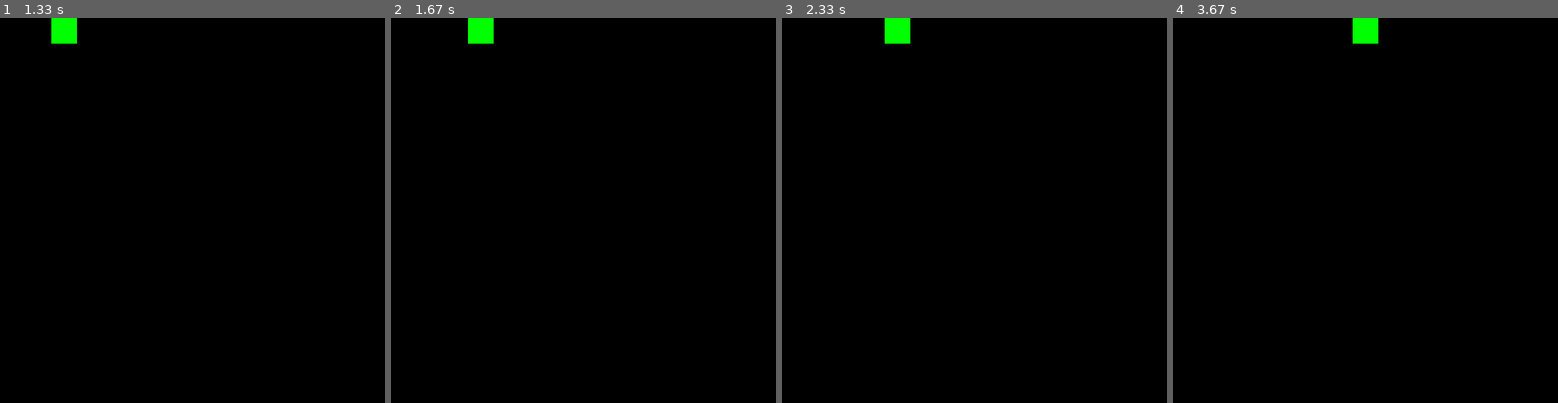
Above: before the commit, frames 1-4 (left to right).
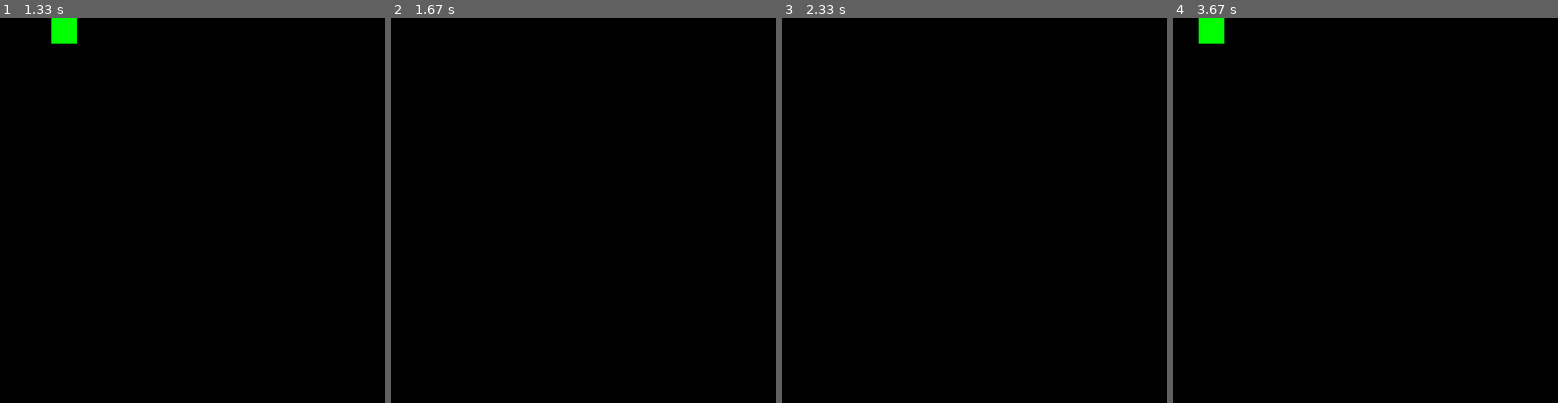
Above: after the commit, the same moments.

Repository: NorbertCode/PygameSnake
Game: pygame game, started from main.py
Same seed, same stepped clock (60 frames per second), same inputs: the game is played once before the commit and once after it.
Inputs:
- Up to frame 1 (1.33 s): tap Enter at 0.33 s; hold Right 0.67-1.13 s; hold Up from 1.17 s (still down)
- Up to frame 2 (1.67 s): release Up at 1.63 s
- Up to frame 3 (2.33 s): hold Left from 2.17 s (still down)
- Up to frame 4 (3.67 s): release Left at 2.7 s; hold Down 2.73-3.03 s

Frame 1 is identical in both runs. In frame 2, 0.4% of the frame differs, in the area x 20-27%, y 0-7%; in frame 3, 0.4%; in frame 4, 0.9%, in the area x 6-54%, y 0-7%.

Commit message:
basic movement

Diff:
--- a/main.py
+++ b/main.py
@@ -19,6 +19,16 @@
     for event in pygame.event.get():
         if event.type == pygame.QUIT:
             run = False
+        elif event.type == pygame.KEYDOWN:
+            pressed = pygame.key.get_pressed()
+            if pressed[pygame.K_UP] and direction != (0, 1):
+                direction = (0, -1)
+            elif pressed[pygame.K_DOWN] and direction != (0, -1):
+                direction = (0, 1)
+            elif pressed[pygame.K_LEFT] and direction != (1, 0):
+                direction = (-1, 0)
+            elif pressed[pygame.K_RIGHT] and direction != (-1, 0):
+                direction = (1, 0)
 
     if timeSinceTick >= timePerTick:
         for cell in snake:
@@ -26,7 +36,6 @@
         timeSinceTick = 0
 
     timeSinceTick += clock.tick()
-    print(timeSinceTick)
 
     # --- Drawing ---
     for cell in snake:
